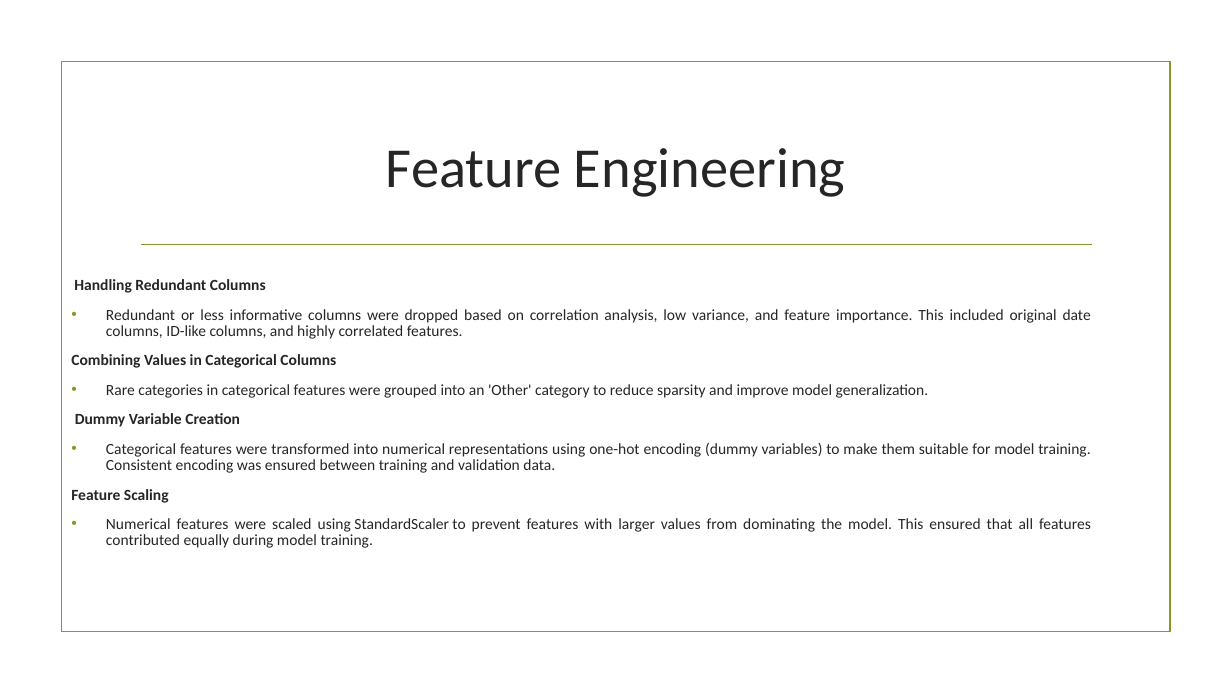
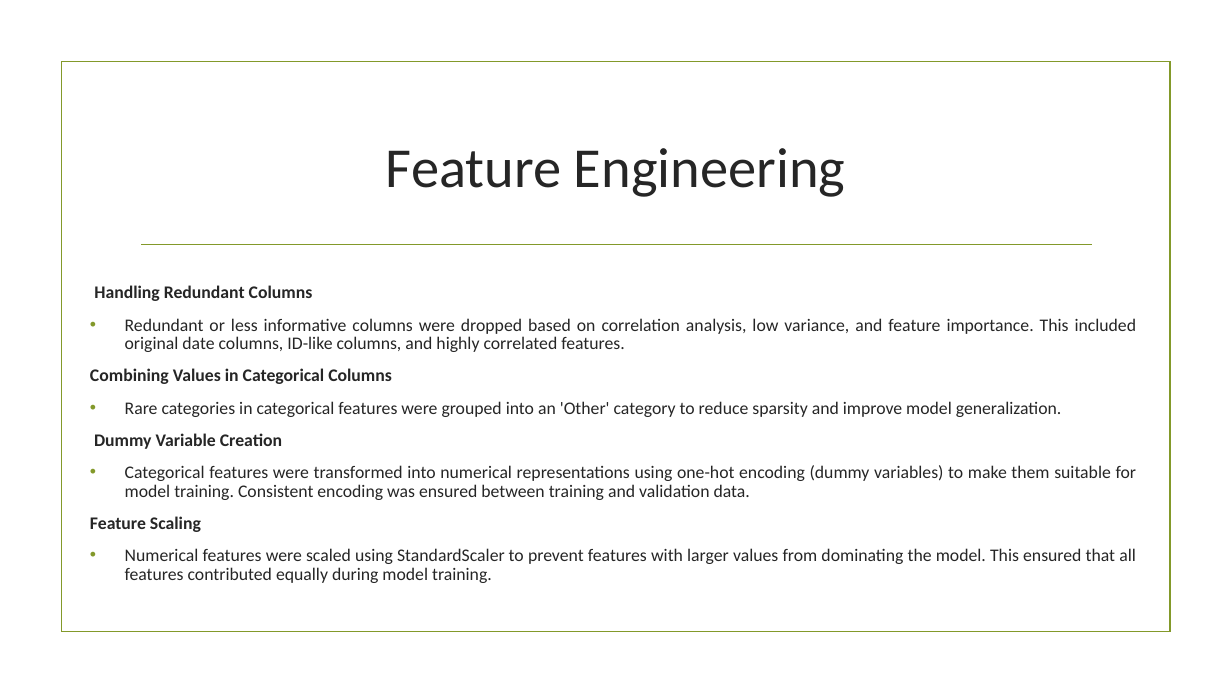
Before and after one commit to NaveenUpadhyay1385/Fraudulent_Claim_Detection_NaveenUpadhyay_SunavaNeogy, a slide deck: slide 8 of Fraudulent_Claim_Detection_Naveen-Sunava.pptx. Drawn at 1232x693 pixels with LibreOffice and Linux fonts; fonts in the diff are those of the drawing; background and template pictures are left out. Boxes give left, top, right and bottom in pixels: in the first picture for what was removed or moved away, otherwise in the second. Text is boxed around its words. In the diff, an @@ line names an element or a change of style, - is before the commit and + after.

```diff
--- a/Fraudulent_Claim_Detection_Naveen-Sunava.pptx
+++ b/Fraudulent_Claim_Detection_Naveen-Sunava.pptx
@@ text "Handling Redundant Columns": place and size @@
-text "Handling Redundant Columns" at [71,279,1091,548]
+text "Handling Redundant Columns" at [90,285,1137,583]
@@ text "Handling Redundant Columns" at [90,285,1137,583]: size 12.1 to 13.8 pt @@
```
Also in this commit, not shown: 11 other slides changed.
